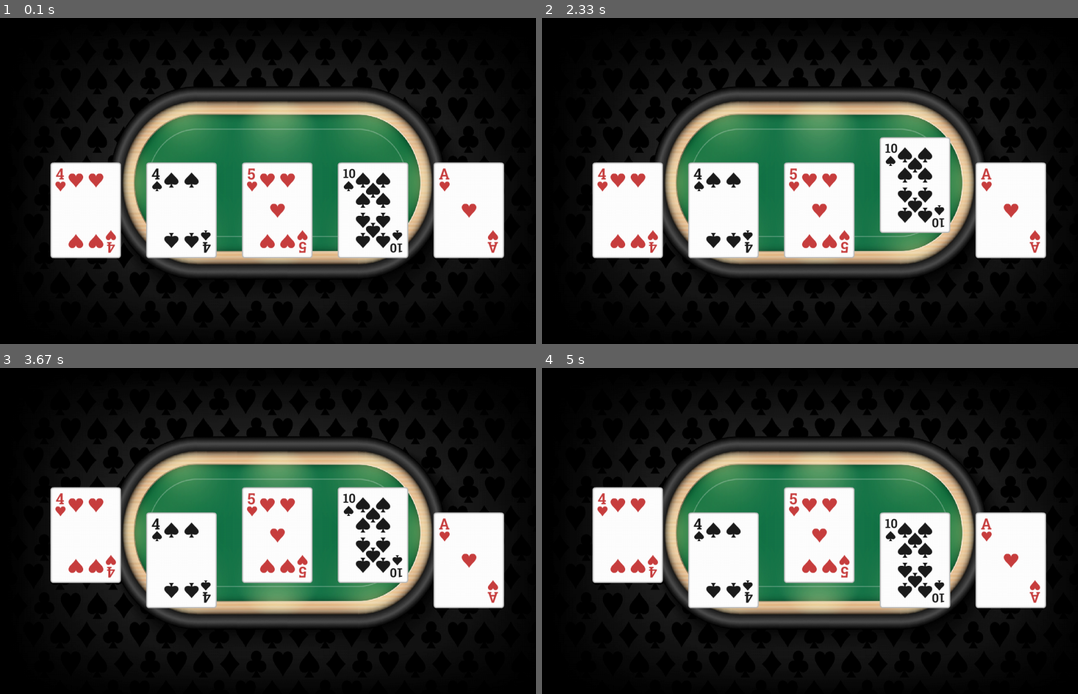
Above: before the commit, frames 1-4 (two rows, left to right).
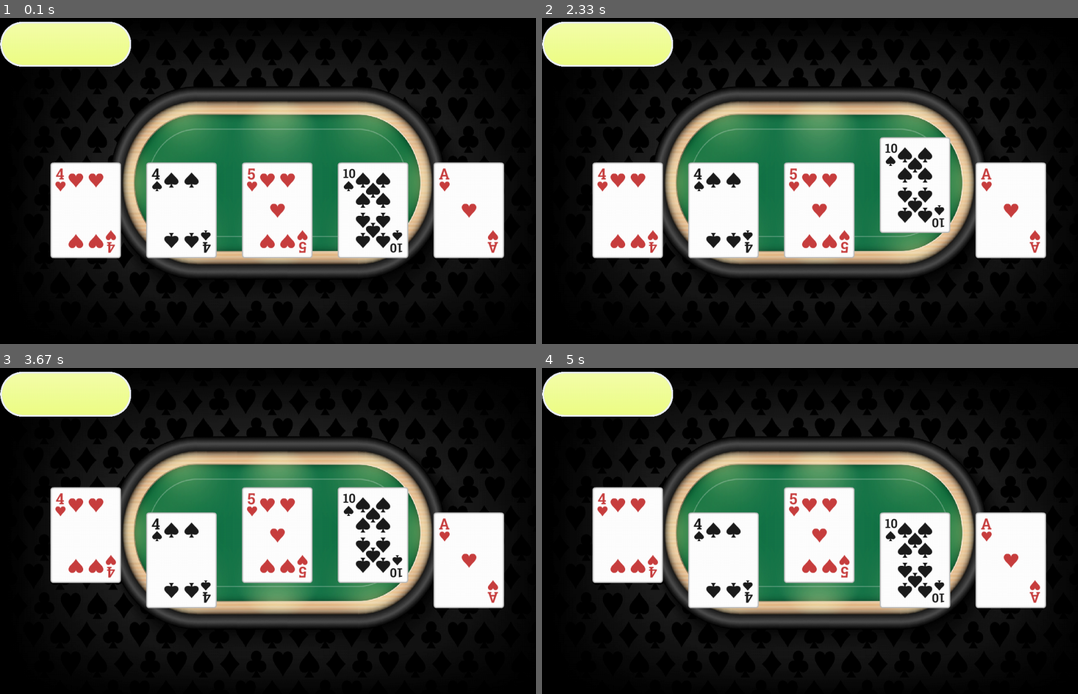
Above: after the commit, the same moments.

Repository: jungleistx/poker_game
Game: pygame game, started from main.py
The game is run twice, just before and just after one commit, with the same random seed, the same clock (stepped at 60 frames per second) and the same inputs.
Inputs (mouse positions are in pixels of both pictures, inside the frame that each line leads up to):
- Up to frame 1 (0.1 s): no input
- Up to frame 2 (2.33 s): click (820, 181) at 0.43 s; click (820, 203) at 0.85 s; click (885, 213) at 1.92 s; move the mouse to (622, 171) at 2.3 s
- Up to frame 3 (3.67 s): click (80, 521) at 2.57 s; move the mouse to (284, 570) at 2.97 s; click (284, 570) at 3.23 s
- Up to frame 4 (5 s): move the mouse to (933, 504) at 4.22 s; click (933, 504) at 4.48 s

The runs differ from the first frame. In frame 1, 3.1% of the frame differs, in the area x 0-25%, y 1-15%; in frame 2, 3.1%; in frame 3, 3.1%; in frame 4, 3.1%.

Commit message:
add check_events to GameWindow

Diff:
--- a/classes.py
+++ b/classes.py
@@ -271,21 +271,23 @@
 			card.image.set_current_rect()
 			x += card_gap + card_width
 
+	def check_events(self, game:Game):
+		for event in pygame.event.get():
+			if event.type == pygame.QUIT:
+				print('Thank you come again!')
+				pygame.quit()
+				exit()
+			if event.type == pygame.MOUSEBUTTONDOWN:
+				if event.button == 1:
+					self.check_mouseclick_cards(game)
+
 	def run(self, game:Game):
 		while True:
 			self.background.draw_image(self)
 			self.set_card_locations(game)
-
-			for event in pygame.event.get():
-				if event.type == pygame.QUIT:
-					pygame.quit()
-					exit()
-				if event.type == pygame.MOUSEBUTTONDOWN:
-					if event.button == 1:
-						self.check_mouseclick_cards(game)
-
+			self.check_events(game)
 			self.draw_cards(game)
-			# self.draw_buttons()
+			self.draw_buttons()
 
 			pygame.display.flip()
 			pygame.time.delay(200)
